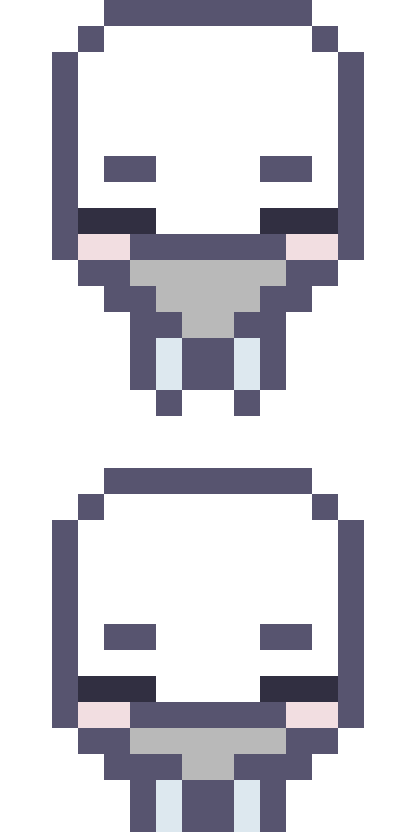
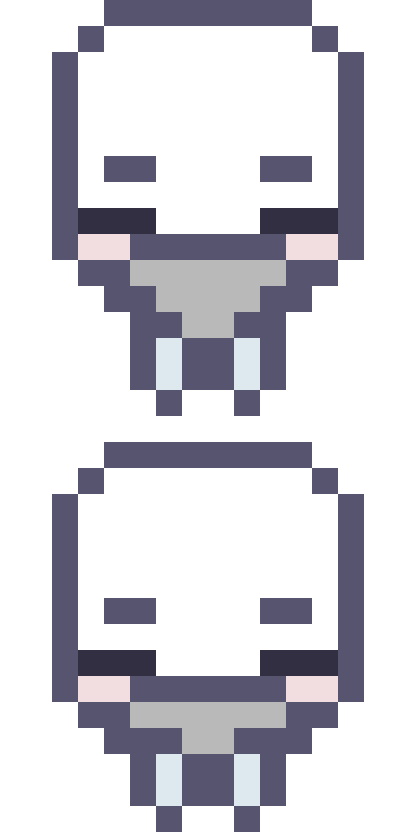
Comparing the layer stacks of the two 416 × 832 images. Changes:
added layer "Layer 2 copy" above "Layer 2" over [234, 806, 260, 832]
added layer "Layer 2" above "Layer 1" over [156, 806, 182, 832]
painted on "Layer 1" over [52, 442, 364, 832]
